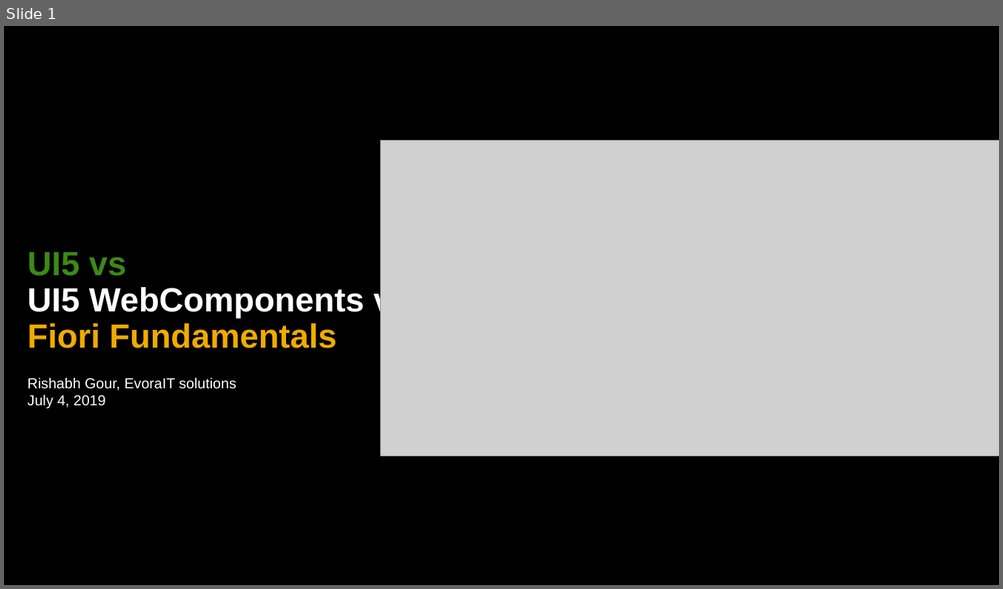
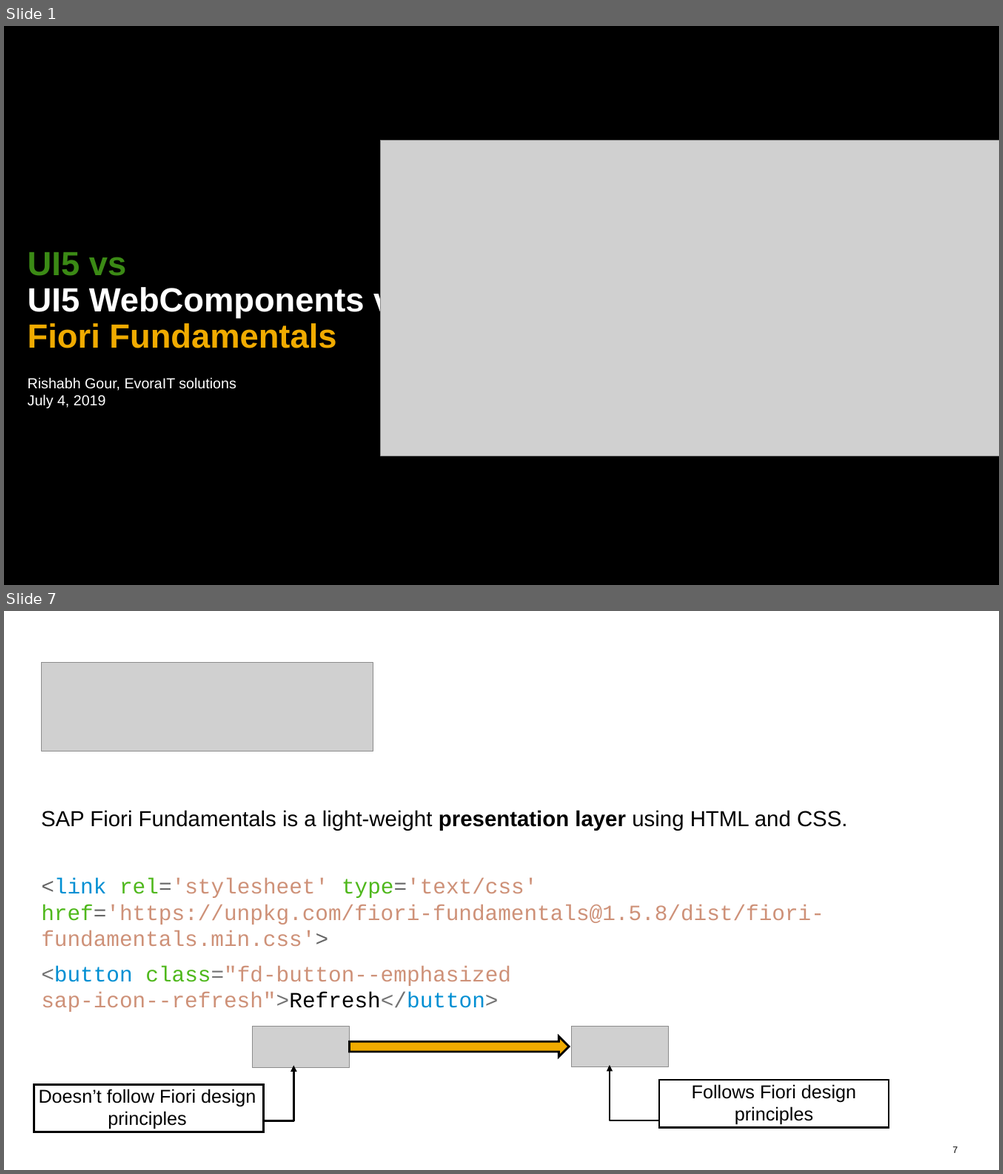
Before and after one commit to rishabh62/UI5con, a slide deck: UI5con.pptx. Shown one above the other, each under a label of ours: slide 1 before the commit, slides 1 and 7 after it; the slides between them are not shown. The pictures are 1003x589 and 1003x1174 pixels, drawn with LibreOffice and Linux fonts; fonts in the diff are those of the drawing; grey boxes stand for pictures. Boxes give left, top, right and bottom in pixels: in the first picture for what was removed or moved away, otherwise in the second. Text is boxed around its words. In the diff, an @@ line names an element or a change of style, - is before the commit and + after.

Commit message:
UI5con ppt

```diff
--- a/UI5con.pptx
+++ b/UI5con.pptx
@@ slide 7 added at box(4, 611, 999, 1170), background #FFFFFF @@
@@ picture added at box(41, 663, 373, 751) @@
@@ text added at box(41, 810, 848, 830), 21 pt, text #000000 @@
+SAP Fiori Fundamentals is a light-weight presentation layer using HTML and CSS.
@@ text added at box(41, 878, 824, 947), 21 pt, text #CE9178 @@
+<link rel='stylesheet' type='text/css' href='https://unpkg.com/fiori-fundamentals@1.5.8/dist/fiori-fundamentals.min.css'>
@@ text added at box(41, 966, 511, 1012), 21 pt, text #CE9178 @@
+<button class="fd-button--emphasized sap-icon--refresh">Refresh</button>
@@ picture added at box(252, 1026, 349, 1068) @@
@@ picture added at box(572, 1026, 669, 1068) @@
@@ right arrow added at box(349, 1037, 569, 1056), fill #F0AB00, outline #000000 2 pt @@
@@ elbow arrow added from (264, 1104) to (293, 1066), #000000 2 pt @@
@@ elbow arrow added from (658, 1121) to (609, 1065), #000000 2 pt @@
@@ rectangle added at box(34, 1085, 264, 1132), outline #000000 2 pt @@
@@ text added at box(39, 1089, 256, 1130), 18 pt, text #000000 @@
+Doesn’t follow Fiori design
+principles
@@ rectangle added at box(659, 1080, 888, 1128), outline #000000 2 pt @@
@@ text added at box(691, 1085, 856, 1125), 18 pt, text #000000 @@
+Follows Fiori design
+principles
@@ page number added at box(952, 1147, 957, 1153), 9 pt, text #000000 @@
+7
```
Also in this commit, not shown: 1 slide changed, 15 other slides added, 2 slides removed.
